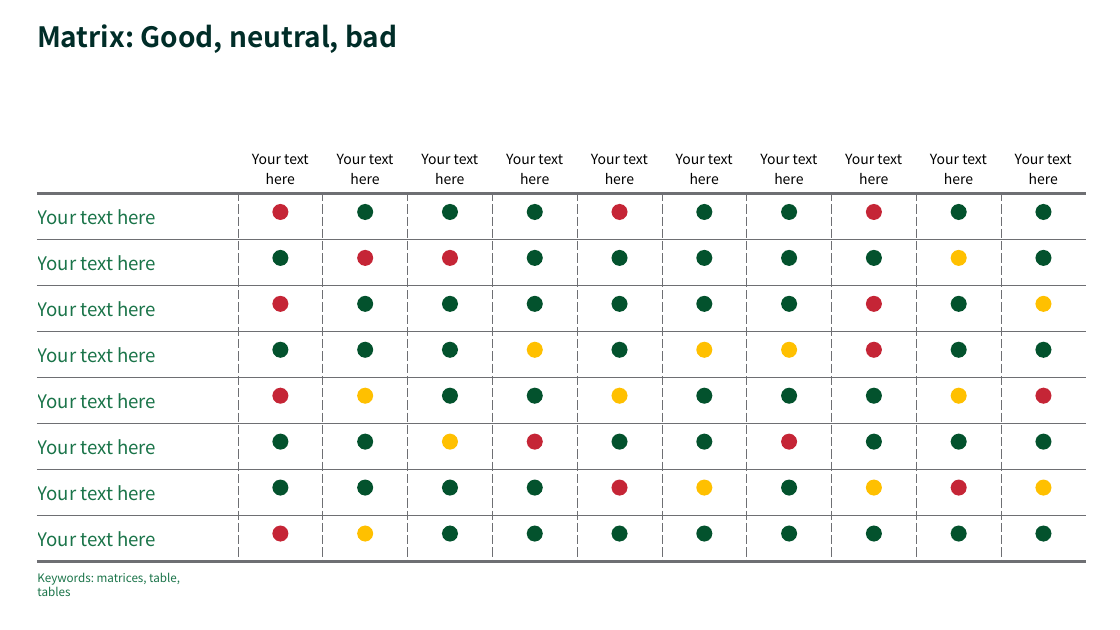
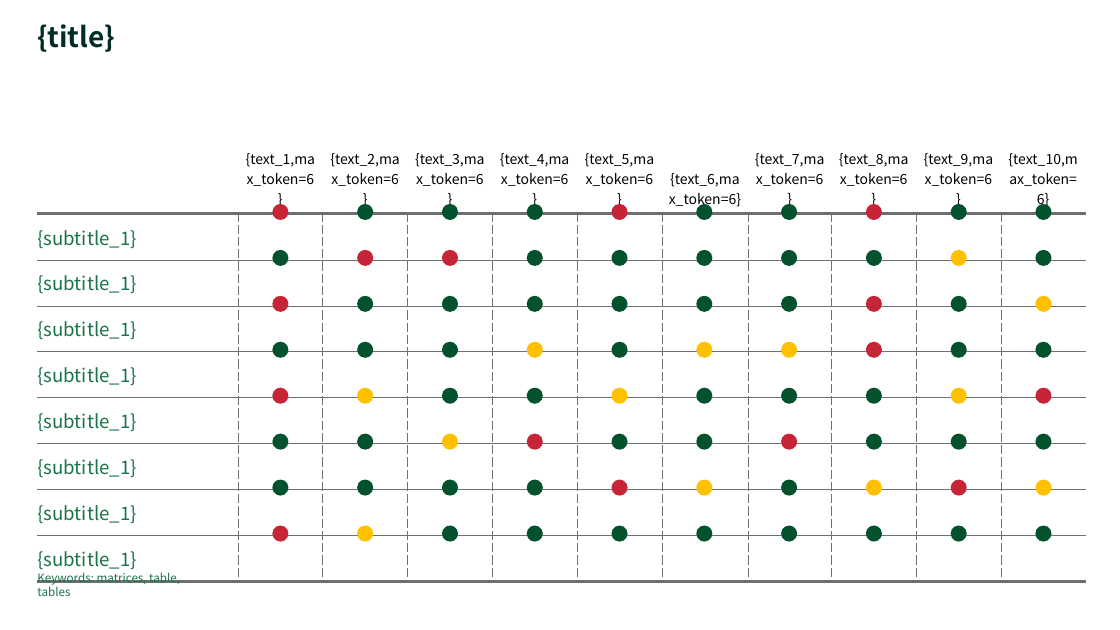
Before and after one commit to set718/PPT-Agent, a slide deck: slide 1 of templates/ppt_template/split_presentations_86.pptx. Drawn at 1120x630 pixels with LibreOffice and Linux fonts; fonts in the diff are those of the drawing. Boxes give left, top, right and bottom in pixels: in the first picture for what was removed or moved away, otherwise in the second. Text is boxed around its words. In the diff, an @@ line names an element or a change of style, - is before the commit and + after.

```diff
--- a/templates/ppt_template/split_presentations_86.pptx
+++ b/templates/ppt_template/split_presentations_86.pptx
@@ title at bbox=[37, 24, 115, 52]: text changed @@
-Matrix: Good, neutral, bad
+{title}
@@ table at bbox=[38, 143, 1087, 573] @@
-row 1:  | Your text here | Your text here | Your text here | Your text here | Your text here | Your text here | Your text here | Your text here | Your text here | Your text here
+row 1:  | {text_1,max_token=6} | {text_2,max_token=6} | {text_3,max_token=6} | {text_4,max_token=6} | {text_5,max_token=6} | {text_6,max_token=6} | {text_7,max_token=6} | {text_8,max_token=6} | {text_9,max_token=6} | {text_10,max_token=6}
-row 2, column 1: Your text here
+row 2, column 1: {subtitle_1}
-row 3, column 1: Your text here
+row 3, column 1: {subtitle_1}
-row 4, column 1: Your text here
+row 4, column 1: {subtitle_1}
-row 5, column 1: Your text here
+row 5, column 1: {subtitle_1}
-row 6, column 1: Your text here
+row 6, column 1: {subtitle_1}
-row 7, column 1: Your text here
+row 7, column 1: {subtitle_1}
-row 8, column 1: Your text here
+row 8, column 1: {subtitle_1}
-row 9, column 1: Your text here
+row 9, column 1: {subtitle_1}
```
Also in this commit, not shown: 17 other files.
